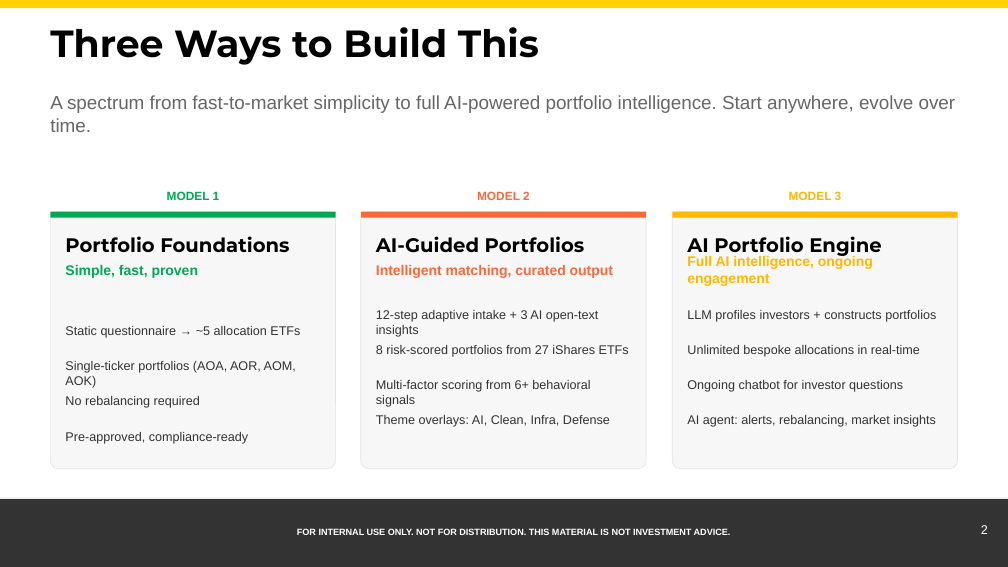
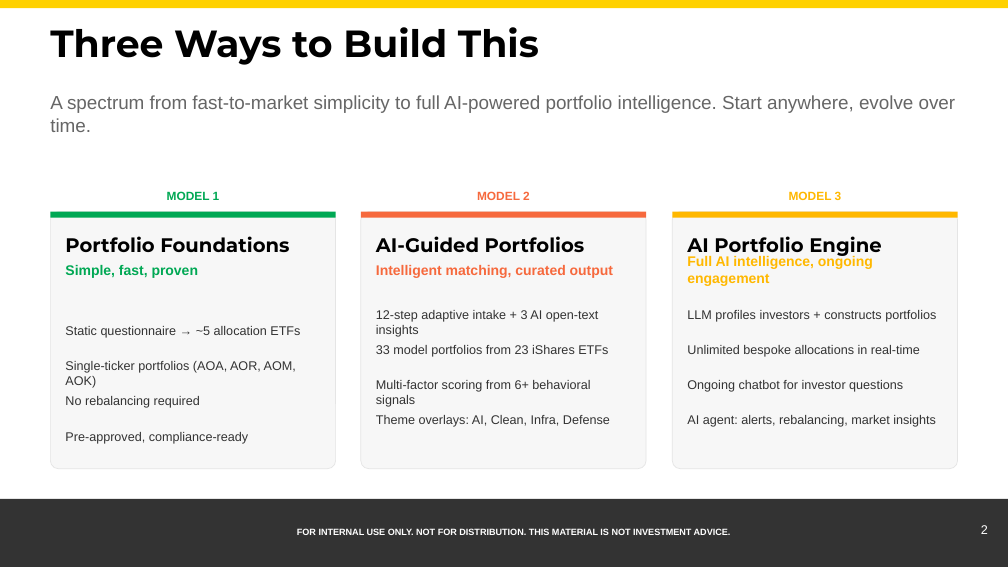
Before and after one commit to samuelcmcclellan-cell/ishares-direct-personalization, a slide deck: slide 2 of public/deck/iShares_Direct_Personalization_2_Slides.pptx. Drawn at 1008x567 pixels with LibreOffice and Linux fonts; fonts in the diff are those of the drawing. Boxes give left, top, right and bottom in pixels: in the first picture for what was removed or moved away, otherwise in the second. Text is boxed around its words. In the diff, an @@ line names an element or a change of style, - is before the commit and + after.

```diff
--- a/public/deck/iShares_Direct_Personalization_2_Slides.pptx
+++ b/public/deck/iShares_Direct_Personalization_2_Slides.pptx
@@ text at (x1=376, y1=345, x2=608, y2=357): text changed @@
-8 risk-scored portfolios from 27 iShares ETFs
+33 model portfolios from 23 iShares ETFs
```
Also in this commit, not shown: 23 other files.
